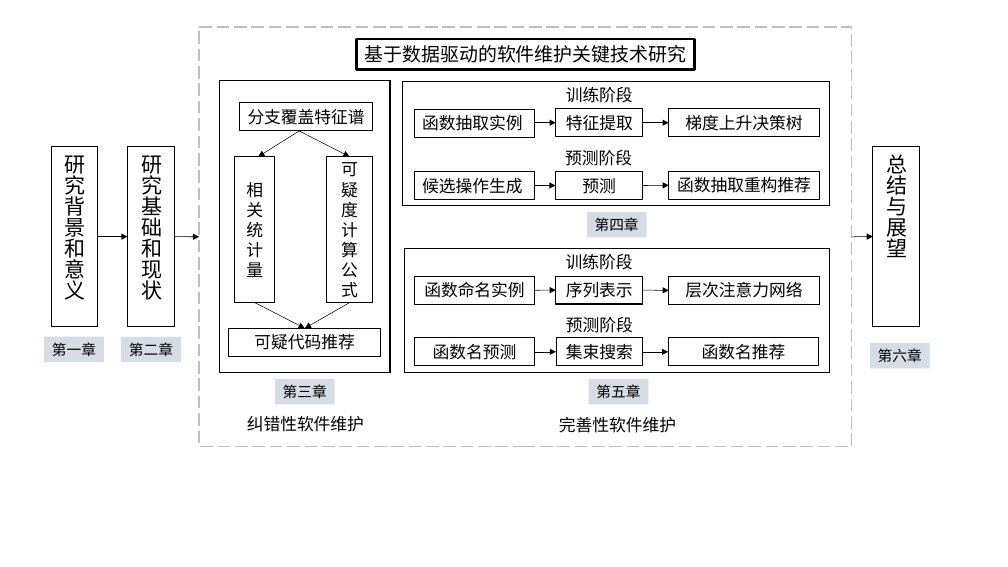
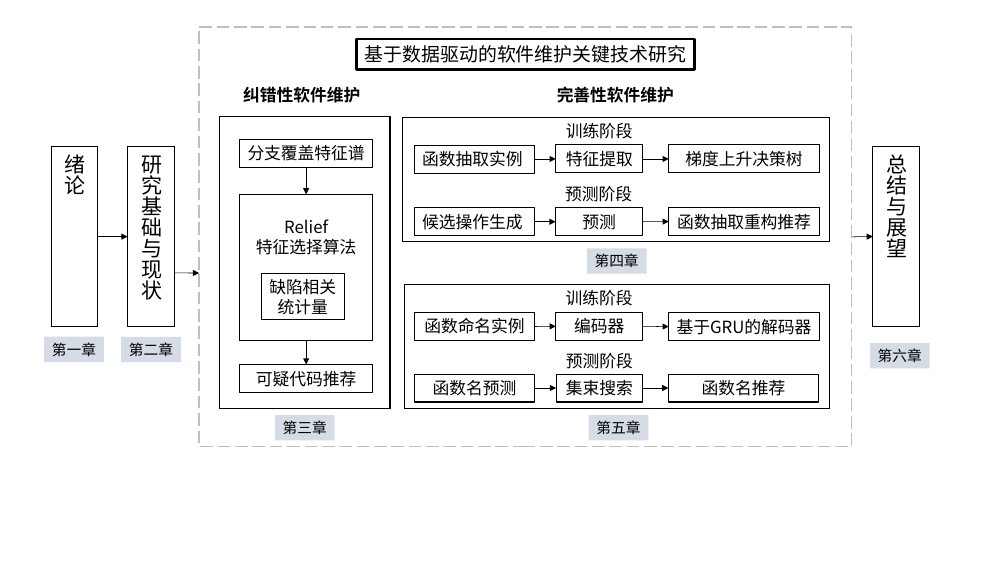
Before and after one commit to XuSihan/Thesis, a slide deck: slide 3 of image/maintenance.pptx. Drawn at 1008x567 pixels with LibreOffice and Linux fonts; fonts in the diff are those of the drawing. Boxes give left, top, right and bottom in pixels: in the first picture for what was removed or moved away, otherwise in the second. Text is boxed around its words. In the diff, an @@ line names an element or a change of style, - is before the commit and + after.

```diff
--- a/image/maintenance.pptx
+++ b/image/maintenance.pptx
@@ text "纠错性软件维护": place and size @@
-text "纠错性软件维护" at box(247, 416, 364, 432)
+text "纠错性软件维护" at box(243, 86, 360, 103)
@@ text "纠错性软件维护" at box(243, 86, 360, 103): bold on @@
@@ text "完善性软件维护" at box(557, 86, 674, 103): bold on @@
@@ text "完善性软件维护": place and size @@
-text "完善性软件维护" at box(559, 417, 676, 433)
+text "完善性软件维护" at box(557, 86, 674, 103)
@@ arrow removed from (299, 131) to (349, 157) @@
@@ text in rectangle at box(65, 154, 86, 194): text changed @@
-研究背景和意义
+绪论
@@ text in rectangle at box(141, 155, 162, 300): text changed @@
-研究基础和现状
+研究基础与现状
@@ arrow moved from (299, 131) - (259, 157) to (306, 167) - (306, 194) @@
@@ rectangle "Relief": place and size @@
-rectangle "Relief" at box(327, 157, 374, 302)
+rectangle "Relief" at box(240, 194, 374, 340)
@@ text in rectangle at box(256, 219, 356, 255): text changed @@
-可疑度计算公式
+Relief
+特征选择算法
@@ rectangle "缺陷相关统计量": place and size @@
-rectangle "缺陷相关统计量" at box(235, 157, 275, 302)
+rectangle "缺陷相关统计量" at box(261, 274, 344, 320)
@@ rectangle "缺陷相关统计量" at box(261, 274, 344, 320): fill none to #FFFFFF @@
@@ text in rectangle at box(269, 279, 336, 315): text changed @@
-相关统计量
+缺陷相关统计量
@@ arrow removed from (255, 302) to (305, 328) @@
@@ text in rectangle at box(574, 318, 624, 334): text changed @@
-序列表示
+编码器
@@ 19 rectangles, 9 arrows, 4 texts: place and size @@
-19 rectangles, 9 arrows, 4 texts at box(175, 81, 830, 405)
+19 rectangles, 9 arrows, 4 texts at box(175, 117, 830, 441)
@@ text in rectangle at box(677, 319, 812, 335): text changed @@
-层次注意力网络
+基于GRU的解码器
@@ arrow moved from (349, 302) - (305, 328) to (306, 340) - (306, 364) @@
@@ rectangle "可疑代码推荐": place and size @@
-rectangle "可疑代码推荐" at box(228, 328, 381, 356)
+rectangle "可疑代码推荐" at box(240, 364, 374, 392)
```
Also in this commit, not shown: 2 other slides changed, 2 slides added, 16 other files.
